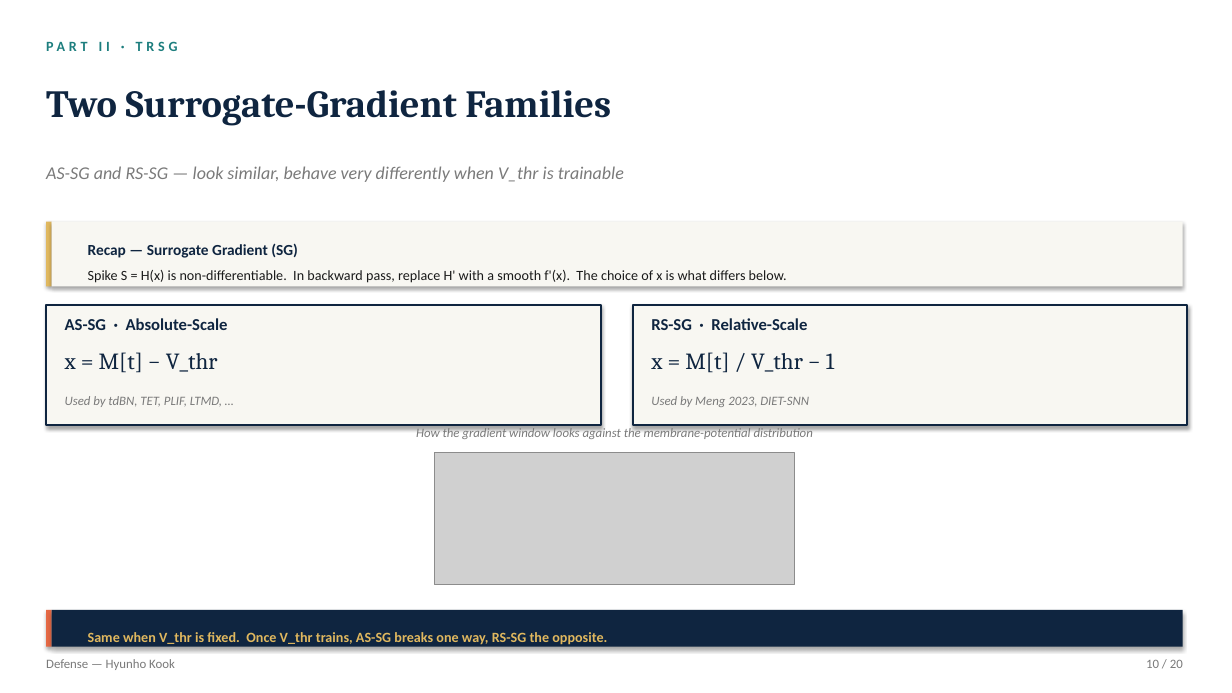
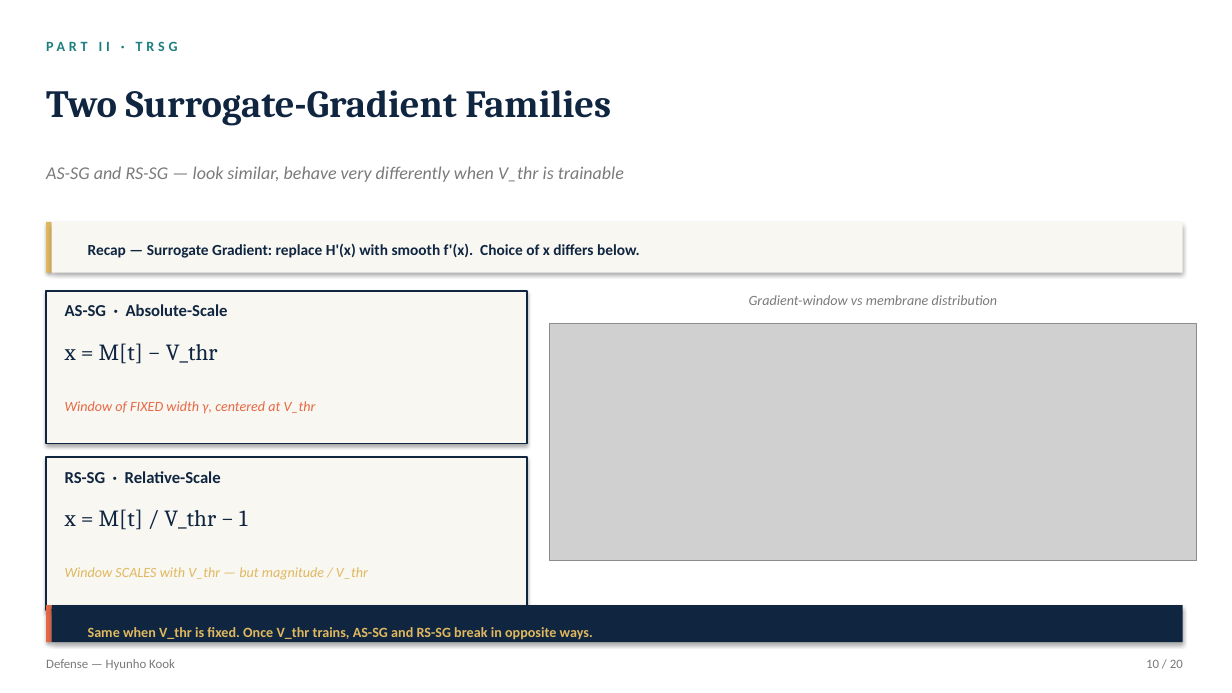
Before and after one commit to kookhh0827/POSTECH_thesis_template_latex, a slide deck: slide 10 of Hyunho_Kook_Master_Defense.pptx. Drawn at 1232x693 pixels with LibreOffice and Linux fonts; fonts in the diff are those of the drawing; grey boxes stand for pictures. Boxes give left, top, right and bottom in pixels: in the first picture for what was removed or moved away, otherwise in the second. Text is boxed around its words. In the diff, an @@ line names an element or a change of style, - is before the commit and + after.

```diff
--- a/Hyunho_Kook_Master_Defense.pptx
+++ b/Hyunho_Kook_Master_Defense.pptx
@@ rectangle: place and size @@
-rectangle at <box>46,222,52,287</box>
+rectangle at <box>46,222,52,273</box>
@@ rectangle: place and size @@
-rectangle at <box>52,222,1183,287</box>
+rectangle at <box>52,222,1183,273</box>
@@ text at <box>88,243,640,258</box>: text changed; size 11 to 12 pt; text colour #1A1A1A to #0F2540; bold on @@
-Recap — Surrogate Gradient (SG)
-Spike S = H(x) is non-differentiable. In backward pass, replace H' with a smooth f'(x). The choice of x is what differs below.
+Recap — Surrogate Gradient: replace H'(x) with smooth f'(x). Choice of x differs below.
@@ rectangle: place and size @@
-rectangle at <box>46,305,601,425</box>
+rectangle at <box>46,291,527,444</box>
@@ text at <box>749,295,998,305</box>: text changed; size 10 to 11 pt @@
-How the gradient window looks against the membrane-potential distribution
+Gradient-window vs membrane distribution
@@ text "AS-SG · Absolute-Scale": place and size @@
-text "AS-SG · Absolute-Scale" at <box>65,318,228,330</box>
+text "AS-SG · Absolute-Scale" at <box>65,304,228,316</box>
@@ picture: place and size @@
-picture at <box>434,453,795,585</box>
+picture at <box>550,323,1197,561</box>
@@ text "x = M[t] − V_thr": place and size @@
-text "x = M[t] − V_thr" at <box>65,352,218,373</box>
+text "x = M[t] − V_thr" at <box>65,343,218,364</box>
@@ text at <box>65,401,316,414</box>: text changed; size 10 to 11 pt; text colour #7A7A7A to #E56945 @@
-Used by tdBN, TET, PLIF, LTMD, …
+Window of FIXED width γ, centered at V_thr
@@ text removed at <box>651,396,809,407</box> @@
-Used by Meng 2023, DIET-SNN
@@ rectangle: place and size @@
-rectangle at <box>633,305,1188,425</box>
+rectangle at <box>46,457,527,610</box>
@@ text "RS-SG · Relative-Scale": place and size @@
-text "RS-SG · Relative-Scale" at <box>651,318,807,330</box>
+text "RS-SG · Relative-Scale" at <box>65,471,221,483</box>
@@ text "x = M[t] / V_thr ...": place and size @@
-text "x = M[t] / V_thr ..." at <box>651,352,834,373</box>
+text "x = M[t] / V_thr ..." at <box>65,509,247,530</box>
@@ text added at <box>65,567,368,580</box>, 11 pt, text #E0B85F, italic @@
+Window SCALES with V_thr — but magnitude / V_thr
@@ rectangle: place and size @@
-rectangle at <box>46,610,52,647</box>
+rectangle at <box>46,605,52,642</box>
@@ rectangle: place and size @@
-rectangle at <box>52,610,1183,647</box>
+rectangle at <box>52,605,1183,642</box>
@@ text at <box>88,627,556,640</box>: text changed @@
-Same when V_thr is fixed. Once V_thr trains, AS-SG breaks one way, RS-SG the opposite.
+Same when V_thr is fixed. Once V_thr trains, AS-SG and RS-SG break in opposite ways.
```
Also in this commit, not shown: 2 other slides changed, 1 other file.
